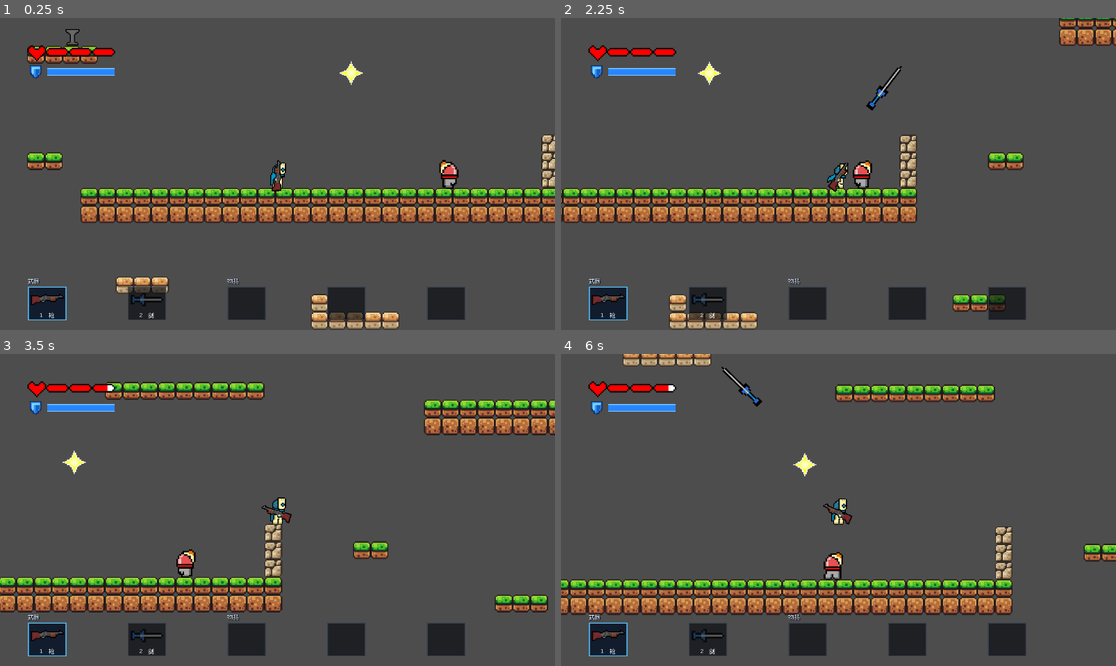
Above: before the commit, frames 1-4 (two rows, left to right).
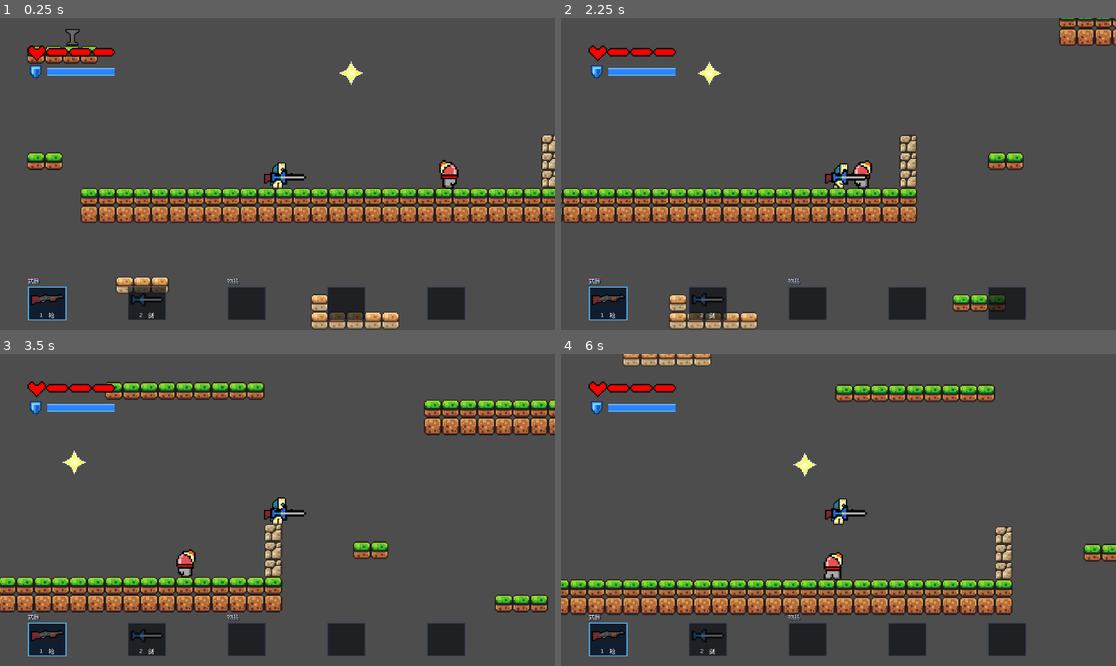
Above: after the commit, the same moments.

Repository: highbanana1/PAS
Game: Godot game, scene res://scene/main.tscn
The game is run twice, just before and just after one commit, with the same random seed, the same clock (stepped at 60 frames per second) and the same inputs.
Inputs (mouse positions are in pixels of both pictures, inside the frame that each line leads up to):
- Up to frame 1 (0.25 s): no input
- Up to frame 2 (2.25 s): tap Enter at 0.5 s; move the mouse to (960, 158) at 0.52 s; hold D (right) 0.53-1.25 s; hold Right mouse button (block) 0.53-1.25 s; click (960, 158) at 0.67 s; tap Space (jump) at 0.77, 1.07 s; tap Shift (dash) at 0.8 s; drag from (727, 189) to (871, 174) at 1.27 s; move the mouse to (894, 105) at 2.02 s; hold D (right) from 2.03 s (still down); click (894, 105) at 2.1 s
- Up to frame 3 (3.5 s): tap Space (jump) at 2.3 s; release D (right) at 2.75 s; drag from (249, 572) to (111, 463) at 2.77 s
- Up to frame 4 (6 s): move the mouse to (1005, 556) at 3.52 s; hold A (left) 3.53-4.25 s; hold Right mouse button (block) 3.53-4.25 s; tap Space (jump) at 3.77, 4.07, 5.3 s; tap Shift (dash) at 3.8 s; drag from (672, 463) to (755, 432) at 4.27 s; move the mouse to (866, 510) at 5.02 s; hold S (down) 5.03-5.75 s; click (866, 510) at 5.1 s; drag from (755, 432) to (838, 603) at 5.77 s

The runs differ from the first frame. In frame 1, 0.3% of the frame differs, in the area x 47-56%, y 45-56%; in frame 2, 0.4%; in frame 3, 0.2%; in frame 4, 0.4%, in the area x 19-56%, y 4-55%.
Error after the commit: Invalid assignment of property or key 'damage_cell_size' with value of type 'float' on a base object of type 'Node (HealthComponent)'. (res://scene/script/main…

Commit message:
feat: add independent health item reserve and use component

Diff:
--- /dev/null
+++ b/scene/script/components/health_item_component.gd
@@ -0,0 +1,51 @@
+extends Node
+signal changed()
+var actor: Node2D
+var items: Array = []
+var selected: bool = false
+var using_continuously: bool = false
+@export_range(0.1, 30.0, 0.1) var use_duration: float = 2.0
+func configure(owner_actor: Node2D) -> void:
+	actor = owner_actor
+func _alive() -> bool:
+	return is_instance_valid(actor) and actor.get("is_dead") != true
+func add_item(item: RefCounted) -> bool:
+	if not _alive() or item == null or item.remaining <= 0.0: return false
+	if item.holder != null and is_instance_valid(item.holder.get_ref()): return false
+	item.holder = weakref(self)
+	items.append(item); changed.emit(); return true
+func select_item() -> void:
+	if not _alive(): return
+	selected = true; changed.emit()
+func deselect_item() -> void:
+	selected = false; cancel_use(); changed.emit()
+func use_selected() -> bool:
+	if not _alive() or not selected or items.is_empty(): return false
+	var item = items[0]
+	if not item.is_full(): return false
+	var cell: float = actor.health_per_cell
+	if actor.max_hp + cell > cell * actor.MAX_HEALTH_CELLS: return false
+	actor.max_hp += cell
+	actor.real_hp += cell
+	_remove_first(); return true
+func begin_continuous_use() -> void:
+	using_continuously = _alive() and selected and not items.is_empty()
+func tick_continuous_use(delta: float) -> void:
+	if not _alive(): cancel_use(); return
+	if not using_continuously or items.is_empty() or not is_finite(delta) or delta <= 0.0: return
+	var item = items[0]
+	var request: float = minf(item.remaining, item.capacity * delta / maxf(use_duration, 0.1))
+	var restored: float = actor.get_health_component().heal(request)
+	item.consume(restored)
+	if is_zero_approx(item.remaining): _remove_first()
+	elif restored > 0.0: changed.emit()
+func _remove_first() -> void:
+	items[0].holder = null; items.pop_front()
+	cancel_use(); changed.emit()
+func cancel_use() -> void:
+	using_continuously = false
+func take_all_items() -> Array:
+	cancel_use(); selected = false
+	var result := items.duplicate()
+	for item in result: item.holder = null
+	items.clear(); changed.emit(); return result
--- /dev/null
+++ b/scene/script/items/health_item_data.gd
@@ -0,0 +1,15 @@
+extends RefCounted
+## One inventory entry owns one reserve; separate entries never merge charge.
+var capacity: float
+var remaining: float
+var holder: WeakRef
+func _init(amount: float = 30.0) -> void:
+	capacity = amount if is_finite(amount) and amount > 0.0 else 30.0
+	remaining = capacity
+func is_full() -> bool:
+	return is_equal_approx(remaining, capacity)
+func consume(amount: float) -> float:
+	if not is_finite(amount) or amount <= 0.0: return 0.0
+	var used := minf(amount, remaining)
+	remaining = maxf(remaining - used, 0.0)
+	return used
--- a/scene/script/maincharac.gd
+++ b/scene/script/maincharac.gd
@@ -13,10 +13,14 @@
 var _carry = Carry.new()
 const HurtPresentation = preload("res://scene/script/components/player_hurt_presentation.gd")
 var _hurt_presentation = HurtPresentation.new()
+const HealthItems = preload("res://scene/script/components/health_item_component.gd")
+var _health_items = HealthItems.new()
 var _health = Health.new()
 var _receiver = Receiver.new()
 
 func _init() -> void:
+	_health_items.name = "HealthItems"
+	add_child(_health_items)
 	_hurt_presentation.name = "PlayerHurtPresentation"
 	add_child(_hurt_presentation)
 	_presentation.name = "CombatPresentation"
@@ -53,6 +57,9 @@
 func get_combat_receiver() -> Node:
 	return _receiver
 
+func get_health_item_component() -> Node:
+	return _health_items
+
 func get_health_component() -> Node:
 	return _health
 
@@ -93,9 +100,12 @@
 @onready var dash: GPUParticles2D = $DashParticles
 
 # 血量配置
-@export var max_hp: float = 90:
+const MAX_HEALTH_CELLS: int = 8
+@export_range(1, 8, 1) var starting_health_cells: int = 5
+@export_range(1.0, 1000.0, 1.0, "or_greater") var health_per_cell: float = 30.0
+var max_hp: float:
 	get: return _health.maximum
-	set(value): _health.set_maximum(value)
+	set(value): _health.set_maximum(minf(value, health_per_cell * MAX_HEALTH_CELLS))
 var real_hp: float:
 	get: return _health.current
 	set(value): _health.set_current(value)
@@ -119,6 +129,7 @@
 	get: return _motor.dash_timer
 	set(value): _motor.dash_timer = value
 var get_hit: bool =false
+var _pending_contact: RefCounted
 
 @export var hitable: bool = true
 ## Contact-hit invincibility in seconds. Zero disables this protection.
@@ -133,8 +144,10 @@
 	set(value): _motor.jump_count = value
 
 func _ready() -> void:
+	_health_items.configure(self)
 	_motor.configure(self)
-	_health.configure(max_hp)
+	_health.damage_cell_size = health_per_cell
+	_health.configure(clampi(starting_health_cells, 1, MAX_HEALTH_CELLS) * health_per_cell)
 	_health.changed.connect(_on_health_changed)
 	_health.depleted.connect(func(): _die_logic(0.0))
 	_receiver.configure(self, _health, $WeaponController.try_block)
@@ -152,13 +165,23 @@
 	_presentation.configure(self, $WeaponController, get_guard_component())
 	_hurt_presentation.configure(self, _receiver, animated_sprite)
 
+## Contact damage is actor-owned; physical contact cannot be blocked by a sword.
+func queue_contact_damage(amount: float, origin: Vector2) -> void:
+	if is_dead or not hitable or not is_finite(amount) or amount <= 0.0 or not origin.is_finite(): return
+	if _pending_contact != null: return
+	_pending_contact = Context.new(amount, origin, null, false)
+	get_hit = true
+
 # 修复后的受伤冷却，不会死循环
 func hit_cooldown(delta: float) -> void:
 	if get_hit and hitable:
 		if hit_invincibility_time > 0.0:
 			$Timer.start(hit_invincibility_time)
 			hitable = false
-		take_damage(10)
+		var contact = _pending_contact
+		_pending_contact = null
+		if contact != null: _receiver.receive_attack(contact)
+		else: take_damage(15)
 		get_hit = false
 	if hitcooltimer > 0.0:
 		hitcooltimer -= delta
@@ -177,8 +200,10 @@
 	if health <= 0.0: _lifecycle.die()
 
 func _on_death() -> void:
+	_health_items.cancel_use()
 	_motor.reset_state()
 	get_hit = false
+	_pending_contact = null
 	hitable = false
 	is_dashing = false
 	dash_timer = 0.0
@@ -203,8 +228,10 @@
 	$Timer.stop()
 	global_position = at_position
 	velocity = Vector2.ZERO
-	real_hp = max_hp
+	# Respawn restores starting health; maximum capacity remains available for upgrades.
+	real_hp = minf(max_hp, clampi(starting_health_cells, 1, MAX_HEALTH_CELLS) * health_per_cell)
 	get_hit = false
+	_pending_contact = null
 	hitable = true
 	hitcooltimer = 0.0
 	damage_timer = 0.0
@@ -213,7 +240,9 @@
 	current_winning_point = null
 	set_deferred("collision_layer", _alive_collision_layer)
 	set_deferred("collision_mask", _alive_collision_mask)
+	_hurt_presentation.reset_state()
 	animated_sprite.show()
+	animated_sprite.flip_h = false
 	animated_sprite.play("idle")
 	is_dead = false
 	$WeaponController.reset_after_respawn()
--- /dev/null
+++ b/tests/test_health_item.gd
@@ -0,0 +1,32 @@
+extends SceneTree
+var failures: Array[String] = []
+func _initialize() -> void: run.call_deferred()
+func check(ok: bool, label: String) -> void:
+	print(("PASS: " if ok else "FAIL: ") + label)
+	if not ok: failures.append(label)
+func run() -> void:
+	var p = load("res://scene/maincharac.tscn").instantiate()
+	p.is_locally_controlled = false; root.add_child(p); p.set_physics_process(false)
+	check(p.has_method("get_health_item_component"), "Actor exposes independent health item component")
+	if not p.has_method("get_health_item_component"): p.free(); quit(1); return
+	var Data = load("res://scene/script/items/health_item_data.gd")
+	var c = p.get_health_item_component()
+	p.real_hp = 120; c.add_item(Data.new(30)); c.select_item()
+	check(c.use_selected() and p.max_hp == 180 and p.real_hp == 150 and c.items.is_empty(), "Full item expands maximum and current health by one cell")
+	var partial = Data.new(30); partial.remaining = 15; c.add_item(partial)
+	check(not c.use_selected() and partial.remaining == 15 and p.max_hp == 180, "Partial item cannot expand capacity")
+	c.begin_continuous_use(); c.tick_continuous_use(1)
+	check(p.real_hp == 165 and c.items.is_empty(), "One second consumes fifteen stored HP and heals fifteen")
+	c.add_item(Data.new(30)); p.real_hp = 180; c.begin_continuous_use(); c.tick_continuous_use(1)
+	check(c.items[0].remaining == 30, "Full health never wastes healing reserve")
+	p.max_hp = 240; p.real_hp = 200
+	check(not c.use_selected() and c.items[0].remaining == 30, "Eight-cell capacity rejects expansion without consuming")
+	c.begin_continuous_use(); c.tick_continuous_use(-1); c.tick_continuous_use(NAN)
+	check(p.real_hp == 200 and c.items[0].remaining == 30, "Invalid elapsed time does not affect item or health")
+	c.cancel_use(); c.tick_continuous_use(1)
+	check(p.real_hp == 200, "Cancel stops healing immediately")
+	var other = load("res://scene/maincharac.tscn").instantiate()
+	other.is_locally_controlled = false; root.add_child(other); other.set_physics_process(false)
+	check(other.get_health_item_component().items.is_empty(), "Two actors do not share inventory")
+	other.free(); p.free()
+	print("RESULT: ", failures.size(), " failures"); quit(0 if failures.is_empty() else 1)
